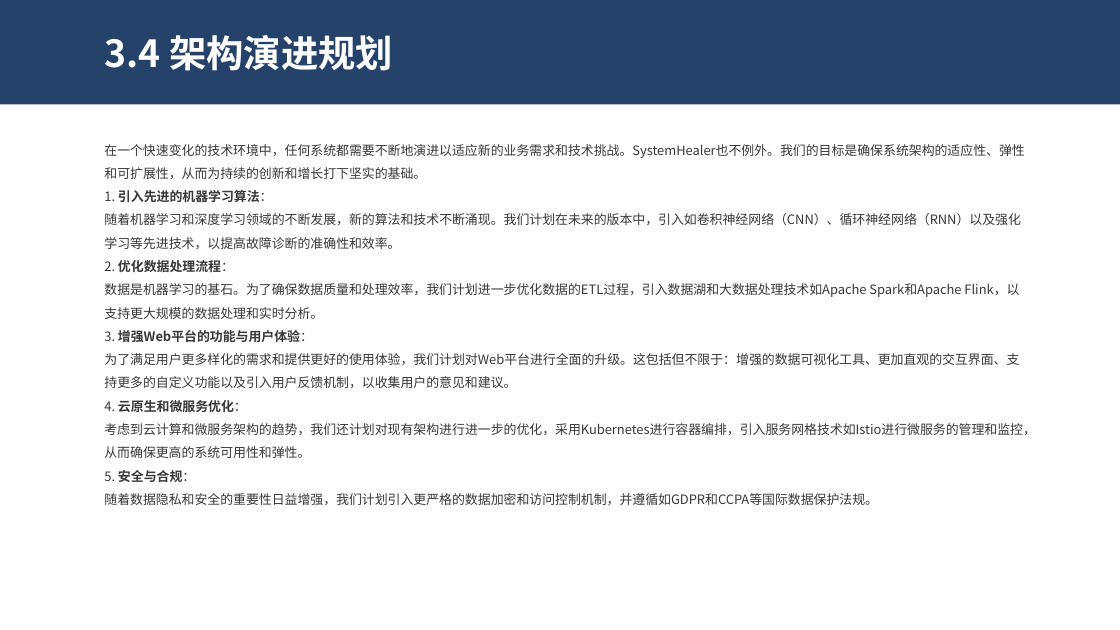
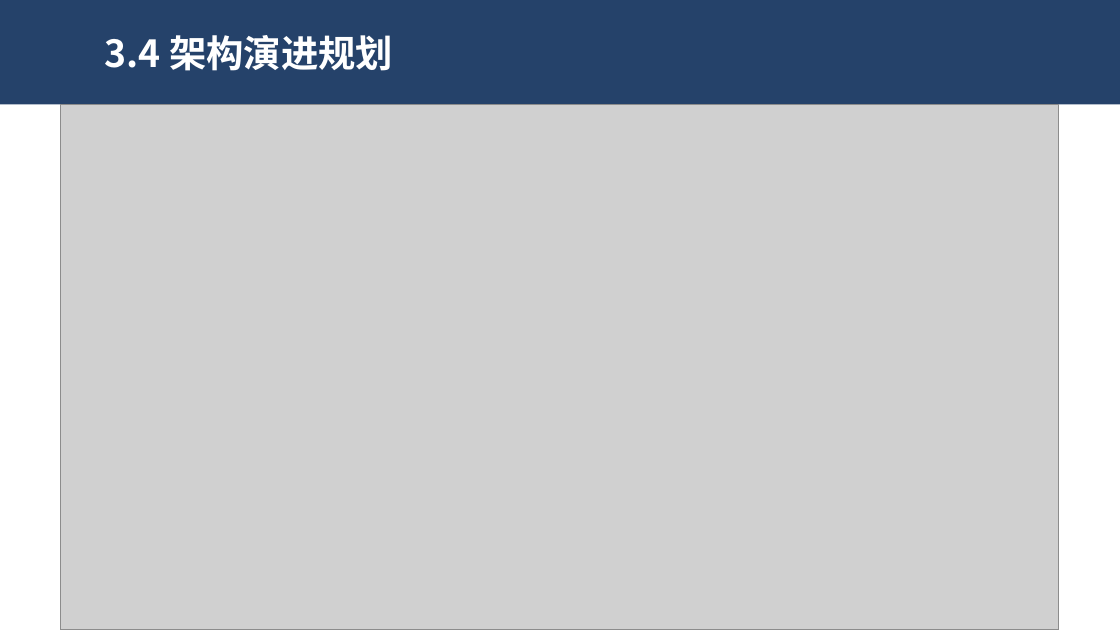
Before and after one commit to dekrt/SoftwareArchitecture, a slide deck: slide 44 of 架构设计-ArchitectureDesign/ArchitectureDesign.pptx (slide 42 before the commit). Drawn at 1120x630 pixels with LibreOffice and Linux fonts; fonts in the diff are those of the drawing; grey boxes stand for pictures. Boxes give left, top, right and bottom in pixels: in the first picture for what was removed or moved away, otherwise in the second. Text is boxed around its words. In the diff, an @@ line names an element or a change of style, - is before the commit and + after.

```diff
--- a/架构设计-ArchitectureDesign/ArchitectureDesign.pptx
+++ b/架构设计-ArchitectureDesign/ArchitectureDesign.pptx
@@ picture added at [60, 104, 1058, 629] @@
@@ text removed at [104, 144, 1036, 505] @@
-在一个快速变化的技术环境中，任何系统都需要不断地演进以适应新的业务需求和技术挑战。SystemHealer也不例外。我们的目标是确保系统架构的适应性、弹性和可扩展性，从而为持续的创新和增长打下坚实的基础。
-1. 引入先进的机器学习算法：
-随着机器学习和深度学习领域的不断发展，新的算法和技术不断涌现。我们计划在未来的版本中，引入如卷积神经网络（CNN）、循环神经网络（RNN）以及强化学习等先进技术，以提高故障诊断的准确性和效率。
-2. 优化数据处理流程：
-数据是机器学习的基石。为了确保数据质量和处理效率，我们计划进一步优化数据的ETL过程，引入数据湖和大数据处理技术如Apache Spark和Apache Flink，以支持更大规模的数据处理和实时分析。
-3. 增强Web平台的功能与用户体验：
-为了满足用户更多样化的需求和提供更好的使用体验，我们计划对Web平台进行全面的升级。这包括但不限于：增强的数据可视化工具、更加直观的交互界面、支持更多的自定义功能以及引入用户反馈机制，以收集用户的意见和建议。
-4. 云原生和微服务优化：
-考虑到云计算和微服务架构的趋势，我们还计划对现有架构进行进一步的优化，采用Kubernetes进行容器编排，引入服务网格技术如Istio进行微服务的管理和监控，从而确保更高的系统可用性和弹性。
-5. 安全与合规：
-随着数据隐私和安全的重要性日益增强，我们计划引入更严格的数据加密和访问控制机制，并遵循如GDPR和CCPA等国际数据保护法规。
```
Also in this commit, not shown: 5 other slides changed, 2 slides added.
